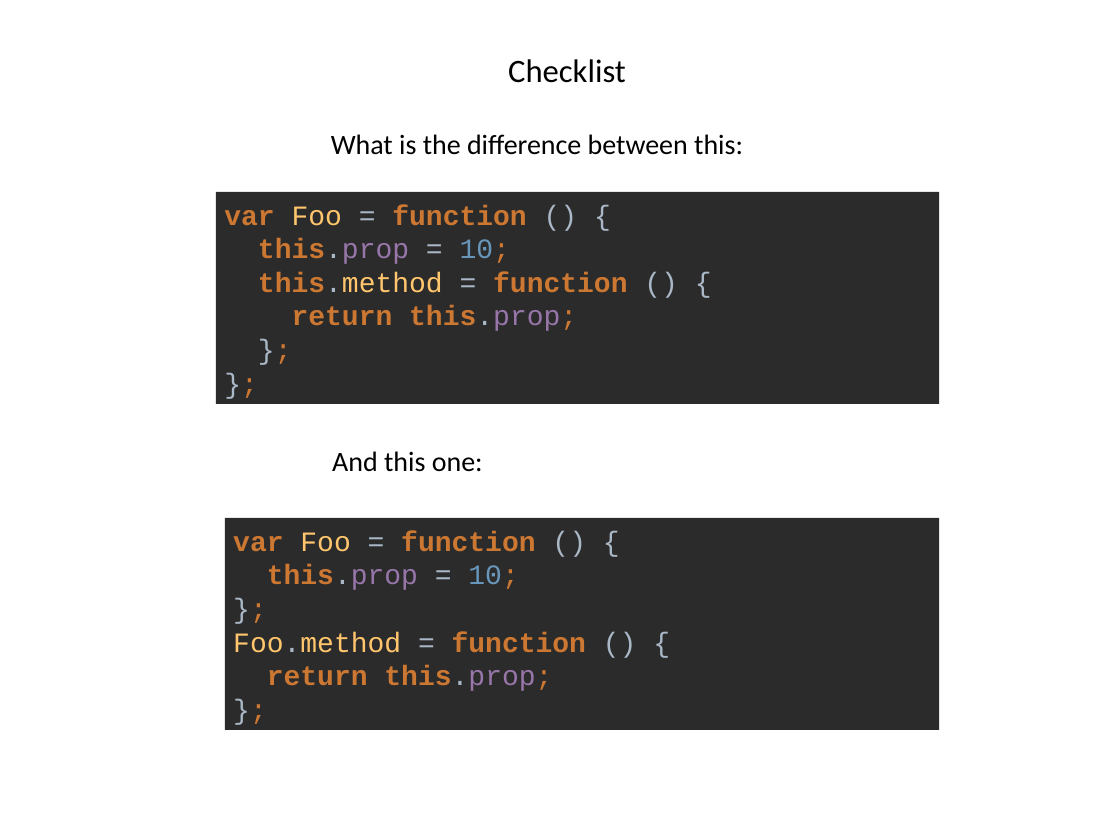
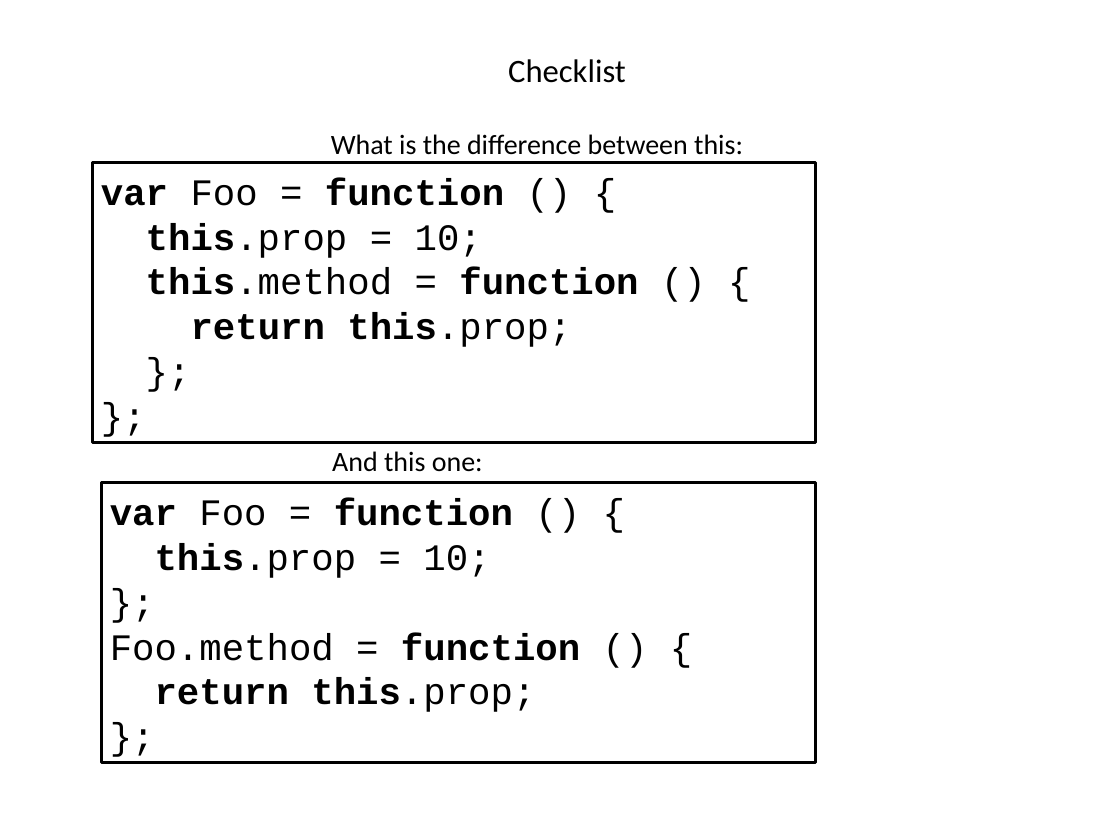
Before and after one commit to dzmitry-varabei/front-end-course, a slide deck: slide 25 of inheritance-in-javascript/Inheritance.pptx. Drawn at 1120x840 pixels with LibreOffice and Linux fonts; fonts in the diff are those of the drawing. Boxes give left, top, right and bottom in pixels: in the first picture for what was removed or moved away, otherwise in the second. Text is boxed around its words. In the diff, an @@ line names an element or a change of style, - is before the commit and + after.

```diff
--- a/inheritance-in-javascript/Inheritance.pptx
+++ b/inheritance-in-javascript/Inheritance.pptx
@@ rectangle "var Foo = function () ...": place and size @@
-rectangle "var Foo = function () ..." at [216,192,940,403]
+rectangle "var Foo = function () ..." at [93,162,816,442]
@@ rectangle "var Foo = function () ..." at [93,162,816,442]: size 18 to 24 pt; text colour #CC7832 to #000000 in "var function this.prop 10; this.method function return ..."; text colour #FFC66D to #000000 in "Foo this.method"; text colour #A9B7C6 to #000000 in "= () { this.prop = this.method = ..."; text colour #9876AA to #000000 in "this.prop this.prop;"; text colour #6897BB to #000000 in "10;"; fill #2B2B2B to #FFFFFF; outline none to #000000 2 pt @@
@@ rectangle "var Foo = function () ...": place and size @@
-rectangle "var Foo = function () ..." at [225,517,940,729]
+rectangle "var Foo = function () ..." at [102,483,816,763]
@@ rectangle "var Foo = function () ..." at [102,483,816,763]: size 18 to 24 pt; text colour #CC7832 to #000000 in "var function this.prop 10; }; function return ..."; text colour #FFC66D to #000000 in "Foo Foo.method"; text colour #A9B7C6 to #000000 in "= () { this.prop = }; Foo.method ..."; text colour #9876AA to #000000 in "this.prop this.prop;"; text colour #6897BB to #000000 in "10;"; fill #2B2B2B to #FFFFFF; outline none to #000000 2 pt @@
```
Also in this commit, not shown: 4 other slides changed, 4 other files.
